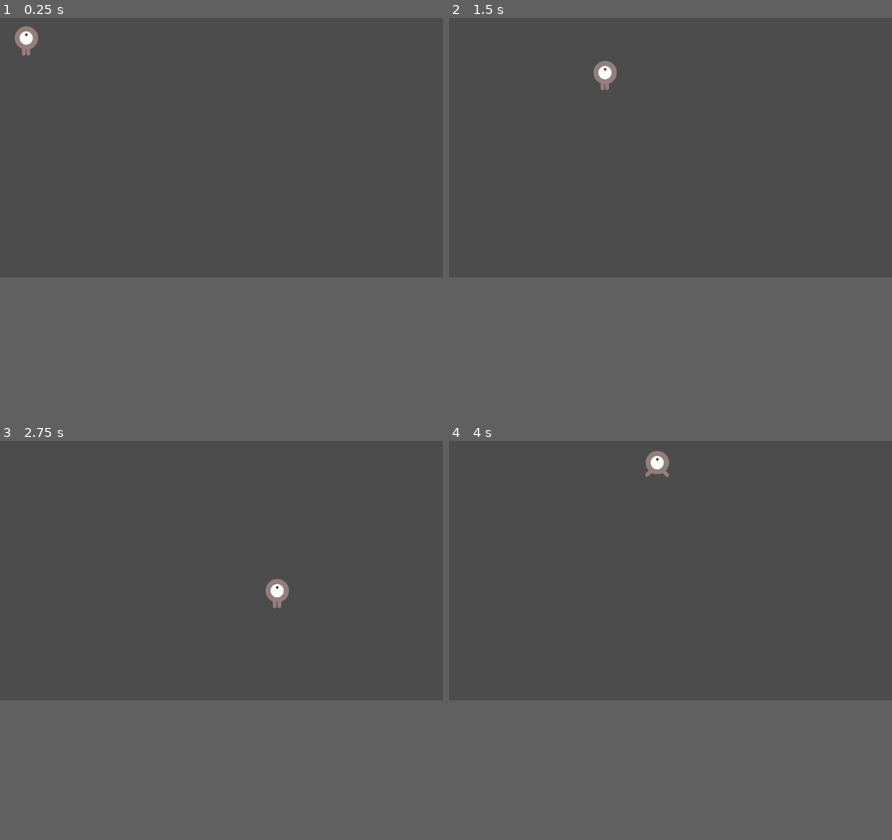
Above: before the commit, frames 1-4 (two rows, left to right).
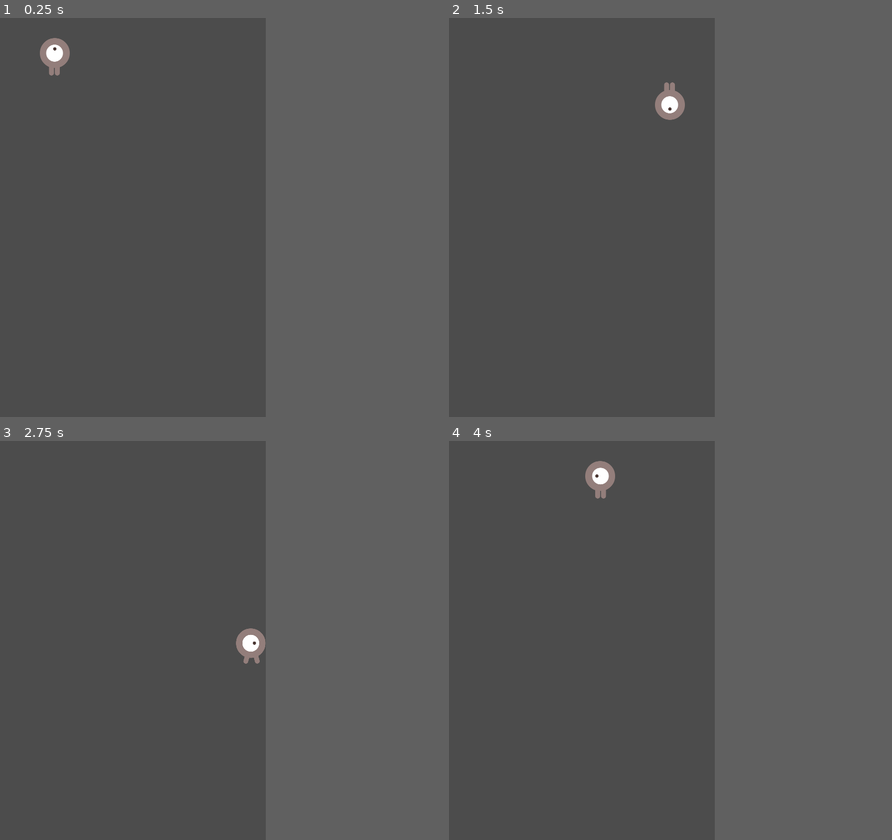
Above: after the commit, the same moments.

Repository: Unmeshme/first2dgamegodot
Game: Godot game, scene res://Player.tscn
Same seed, same stepped clock (60 frames per second), same inputs: the game is played once before the commit and once after it.
Inputs:
- Up to frame 1 (0.25 s): no input
- Up to frame 2 (1.5 s): tap Enter (start_game, bound only after the commit) at 0.5, 0.6, 1.35 s; hold D (move_right) 0.53-1.28 s; hold S (move_down) from 1.28 s (still down)
- Up to frame 3 (2.75 s): release S (move_down) at 2.03 s; hold D (move_right) from 2.03 s (still down); tap Enter (start_game, bound only after the commit) at 2.1 s
- Up to frame 4 (4 s): release D (move_right) at 2.78 s; hold W (move_up) 2.78-3.53 s; tap Enter (start_game, bound only after the commit) at 2.85, 3.6 s; hold A (move_left) from 3.53 s (still down)
In our replay, the window is 800x468 before the commit and 480x720 after it. These sizes can differ from the game's own. Grey fills any space a smaller window leaves; there, only what the larger window draws over its background counts as a difference.

The runs differ from the first frame. In frame 1, 0.7% of the frame differs, in the area x 3-16%, y 2-15%; in frame 2, 0.7%; in frame 3, 0.7%; in frame 4, 0.7%, in the area x 30-50%, y 2-15%.

Commit message:
Followed through the tutorial and created my first godot game

Diff:
--- /dev/null
+++ b/HUD.gd
@@ -0,0 +1,30 @@
+extends CanvasLayer
+
+signal start_game
+
+func show_message(text):
+	$Message.text = text
+	$Message.show()
+	$MessageTimer.start()
+
+func show_game_over():
+	show_message("Game Over")
+
+	yield($MessageTimer, "timeout")
+
+	$Message.text = "Dodge The\nCreeps"
+	$Message.show()
+
+	yield(get_tree().create_timer(1), "timeout")
+	$StartButton.show()
+
+
+func _on_MessageTimer_timeout():
+	$Message.hide()
+
+func _on_StartButton_pressed():
+	$StartButton.hide()
+	emit_signal("start_game")
+
+func update_score(score):
+	$ScoreLabel.text = str(score)
--- /dev/null
+++ b/HUD.tscn
@@ -0,0 +1,61 @@
+[gd_scene load_steps=8 format=2]
+
+[ext_resource path="res://fonts/Xolonium-Regular.ttf" type="DynamicFontData" id=1]
+[ext_resource path="res://HUD.gd" type="Script" id=2]
+
+[sub_resource type="DynamicFont" id=1]
+size = 64
+font_data = ExtResource( 1 )
+
+[sub_resource type="DynamicFont" id=2]
+size = 64
+font_data = ExtResource( 1 )
+
+[sub_resource type="DynamicFont" id=3]
+size = 64
+font_data = ExtResource( 1 )
+
+[sub_resource type="InputEventAction" id=4]
+action = "start_game"
+
+[sub_resource type="ShortCut" id=5]
+shortcut = SubResource( 4 )
+
+[node name="HUD" type="CanvasLayer"]
+script = ExtResource( 2 )
+
+[node name="ScoreLabel" type="Label" parent="."]
+margin_left = 218.0
+margin_top = 7.0
+margin_right = 293.0
+margin_bottom = 85.0
+custom_fonts/font = SubResource( 1 )
+text = "0"
+align = 1
+
+[node name="Message" type="Label" parent="."]
+margin_left = 50.0
+margin_top = 252.0
+margin_right = 476.0
+margin_bottom = 411.0
+custom_fonts/font = SubResource( 2 )
+text = "Dodge The
+Creeps"
+align = 1
+autowrap = true
+
+[node name="StartButton" type="Button" parent="."]
+margin_left = 145.0
+margin_top = 562.0
+margin_right = 355.0
+margin_bottom = 680.0
+custom_fonts/font = SubResource( 3 )
+shortcut = SubResource( 5 )
+text = "Start"
+
+[node name="MessageTimer" type="Timer" parent="."]
+wait_time = 2.0
+one_shot = true
+
+[connection signal="pressed" from="StartButton" to="." method="_on_StartButton_pressed"]
+[connection signal="timeout" from="MessageTimer" to="." method="_on_MessageTimer_timeout"]
--- /dev/null
+++ b/Main.gd
@@ -0,0 +1,53 @@
+extends Node
+
+export(PackedScene) var mob_scene
+var score
+
+
+func _ready():
+	randomize()
+	new_game()
+
+
+func game_over():
+	$ScoreTimer.stop()
+	$MobTimer.stop()
+	$HUD.show_game_over()
+	$music.stop()
+	$DeathSound.play()
+
+func new_game():
+	score = 0
+	$music.play()
+	$Player.start($StartPosition.position)
+	$StartTimer.start()
+	$HUD.update_score(score)
+	$HUD.show_message("Get Ready")
+	get_tree().call_group("mobs", "queue_free")
+
+func _on_MobTimer_timeout():
+	var mob = mob_scene.instance()
+	var mob_spawn_location = get_node("MobPath/MobSpawnLocation")
+	mob_spawn_location.offset = randi()
+
+	var direction = mob_spawn_location.rotation + PI/2
+	mob.position = mob_spawn_location.position
+
+	direction += rand_range(-PI / 4, PI / 4)
+
+	mob.rotation = direction
+
+	var velocity = Vector2(rand_range(150, 250), 0)
+	mob.linear_velocity = velocity.rotated(direction)
+
+
+	add_child(mob)
+
+
+func _on_ScoreTimer_timeout():
+	score += 1
+	$HUD.update_score(score)
+
+func _on_StartTimer_timeout():
+	$MobTimer.start()
+	$ScoreTimer.start()
--- /dev/null
+++ b/Main.tscn
@@ -0,0 +1,56 @@
+[gd_scene load_steps=8 format=2]
+
+[ext_resource path="res://Main.gd" type="Script" id=1]
+[ext_resource path="res://Mob.tscn" type="PackedScene" id=2]
+[ext_resource path="res://Player.tscn" type="PackedScene" id=3]
+[ext_resource path="res://HUD.tscn" type="PackedScene" id=4]
+[ext_resource path="res://art/gameover.wav" type="AudioStream" id=5]
+[ext_resource path="res://art/House In a Forest Loop.ogg" type="AudioStream" id=6]
+
+[sub_resource type="Curve2D" id=1]
+_data = {
+"points": PoolVector2Array( 0, 0, 0, 0, 8, 10, 0, 0, 0, 0, 475, 10, 0, 0, 0, 0, 471, 705, 0, 0, 0, 0, 8, 706, 0, 0, 0, 0, 8, 10 )
+}
+
+[node name="Main" type="Node"]
+script = ExtResource( 1 )
+mob_scene = ExtResource( 2 )
+
+[node name="ColorRect" type="ColorRect" parent="."]
+margin_right = 480.0
+margin_bottom = 720.0
+color = Color( 0.174716, 0.408808, 0.480469, 1 )
+
+[node name="Player" parent="." instance=ExtResource( 3 )]
+
+[node name="MobTimer" type="Timer" parent="."]
+wait_time = 0.5
+
+[node name="ScoreTimer" type="Timer" parent="."]
+
+[node name="StartTimer" type="Timer" parent="."]
+wait_time = 2.0
+one_shot = true
+
+[node name="StartPosition" type="Position2D" parent="."]
+position = Vector2( 240, 450 )
+
+[node name="MobPath" type="Path2D" parent="."]
+curve = SubResource( 1 )
+
+[node name="MobSpawnLocation" type="PathFollow2D" parent="MobPath"]
+position = Vector2( 8, 10 )
+
+[node name="HUD" parent="." instance=ExtResource( 4 )]
+
+[node name="music" type="AudioStreamPlayer" parent="."]
+stream = ExtResource( 6 )
+
+[node name="DeathSound" type="AudioStreamPlayer" parent="."]
+stream = ExtResource( 5 )
+
+[connection signal="hit" from="Player" to="." method="game_over"]
+[connection signal="timeout" from="MobTimer" to="." method="_on_MobTimer_timeout"]
+[connection signal="timeout" from="ScoreTimer" to="." method="_on_ScoreTimer_timeout"]
+[connection signal="timeout" from="StartTimer" to="." method="_on_StartTimer_timeout"]
+[connection signal="start_game" from="HUD" to="." method="new_game"]
--- /dev/null
+++ b/Mob.gd
@@ -0,0 +1,21 @@
+extends RigidBody2D
+
+
+# Declare member variables here. Examples:
+# var a = 2
+# var b = "text"
+
+
+# Called when the node enters the scene tree for the first time.
+func _ready():
+	$AnimatedSprite.playing = true
+	var mob_types = $AnimatedSprite.frames.get_animation_names()
+	$AnimatedSprite.animation = mob_types[randi() % mob_types.size()]
+
+
+# Called every frame. 'delta' is the elapsed time since the previous frame.
+#func _process(delta):
+#	pass
+
+func _on_VisibilityNotifier2D_screen_exited():
+	queue_free()
--- /dev/null
+++ b/Mob.tscn
@@ -0,0 +1,55 @@
+[gd_scene load_steps=10 format=2]
+
+[ext_resource path="res://art/enemySwimming_2.png" type="Texture" id=1]
+[ext_resource path="res://art/enemyFlyingAlt_2.png" type="Texture" id=2]
+[ext_resource path="res://art/enemyFlyingAlt_1.png" type="Texture" id=3]
+[ext_resource path="res://art/enemySwimming_1.png" type="Texture" id=4]
+[ext_resource path="res://art/enemyWalking_1.png" type="Texture" id=5]
+[ext_resource path="res://art/enemyWalking_2.png" type="Texture" id=6]
+[ext_resource path="res://Mob.gd" type="Script" id=7]
+
+[sub_resource type="SpriteFrames" id=1]
+animations = [ {
+"frames": [ ExtResource( 3 ), ExtResource( 2 ) ],
+"loop": true,
+"name": "fly",
+"speed": 5.0
+}, {
+"frames": [ ExtResource( 4 ), ExtResource( 1 ) ],
+"loop": true,
+"name": "swim",
+"speed": 5.0
+}, {
+"frames": [ ExtResource( 5 ), ExtResource( 6 ) ],
+"loop": true,
+"name": "walk",
+"speed": 3.0
+} ]
+
+[sub_resource type="CapsuleShape2D" id=2]
+radius = 29.0
+height = 0.0
+
+[node name="RigidBody2D" type="RigidBody2D"]
+position = Vector2( 5, 0 )
+collision_mask = 0
+gravity_scale = 0.0
+script = ExtResource( 7 )
+__meta__ = {
+"_edit_group_": true
+}
+
+[node name="AnimatedSprite" type="AnimatedSprite" parent="."]
+scale = Vector2( 0.75, 0.75 )
+frames = SubResource( 1 )
+animation = "fly"
+frame = 1
+
+[node name="CollisionShape2D" type="CollisionShape2D" parent="."]
+position = Vector2( 4, 0 )
+rotation = 1.5708
+shape = SubResource( 2 )
+
+[node name="VisibilityNotifier2D" type="VisibilityNotifier2D" parent="."]
+
+[connection signal="screen_exited" from="VisibilityNotifier2D" to="." method="_on_VisibilityNotifier2D_screen_exited"]
--- a/Player.gd
+++ b/Player.gd
@@ -1,11 +1,17 @@
 extends Area2D
+signal hit
+
 
 export var speed = 400 #player movement speed
 var screen_size #size of game window
-
+var collision_radius
+var collision_height
 
 func _ready():
 	screen_size = get_viewport_rect().size
+	collision_radius = $CollisionShape2D.shape.radius
+	collision_height = $CollisionShape2D.shape.height
+
 
 func _process(delta) :
 	var velocity = Vector2.ZERO
@@ -25,5 +31,26 @@
 		$AnimatedSprite.stop()
 
 	position += velocity*delta
-	position.x = clamp(position.x, 0, screen_size.x)
-	position.y = clamp(position.y, 0, screen_size.y)
+	position.x = clamp(position.x , 0 + collision_radius, screen_size.x - collision_radius)
+	position.y = clamp(position.y , 0 + collision_height * 2 , screen_size.y - collision_height * 2)
+
+	if velocity.x != 0: #body is moving
+		$AnimatedSprite.animation = "walk"
+		$AnimatedSprite.flip_v = false
+
+		$AnimatedSprite.flip_h = velocity.x < 0
+	elif velocity.y !=0: #body is moving but in different axis
+		$AnimatedSprite.animation = "up"
+		$AnimatedSprite.flip_v = velocity.y > 0
+
+
+func _on_Player_body_entered(body):
+	hide()
+	emit_signal("hit")
+
+	$CollisionShape2D.set_deferred("disabled", true)
+
+func start(pos):
+	position = pos
+	show()
+	$CollisionShape2D.disabled = false
--- a/Player.tscn
+++ b/Player.tscn
@@ -24,7 +24,7 @@
 height = 14.0
 
 [node name="Player" type="Area2D"]
-position = Vector2( 61, 53 )
+position = Vector2( 99, 70 )
 script = ExtResource( 3 )
 __meta__ = {
 "_edit_group_": true
@@ -37,3 +37,6 @@
 
 [node name="CollisionShape2D" type="CollisionShape2D" parent="."]
 shape = SubResource( 2 )
+
+[connection signal="body_entered" from="." to="." method="_on_Player_body_entered"]
+[connection signal="hit" from="." to="." method="game_over"]
--- a/project.godot
+++ b/project.godot
@@ -13,6 +13,11 @@
 config/name="first2dgame"
 run/main_scene="res://Player.tscn"
 config/icon="res://icon.png"
+
+[display]
+
+window/size/width=480
+window/size/height=720
 
 [gui]
 
@@ -40,6 +45,11 @@
 "events": [ Object(InputEventKey,"resource_local_to_scene":false,"resource_name":"","device":0,"alt":false,"shift":false,"control":false,"meta":false,"command":false,"pressed":false,"scancode":83,"physical_scancode":0,"unicode":0,"echo":false,"script":null)
  ]
 }
+start_game={
+"deadzone": 0.5,
+"events": [ Object(InputEventKey,"resource_local_to_scene":false,"resource_name":"","device":0,"alt":false,"shift":false,"control":false,"meta":false,"command":false,"pressed":false,"scancode":16777221,"physical_scancode":0,"unicode":0,"echo":false,"script":null)
+ ]
+}
 
 [physics]
 
